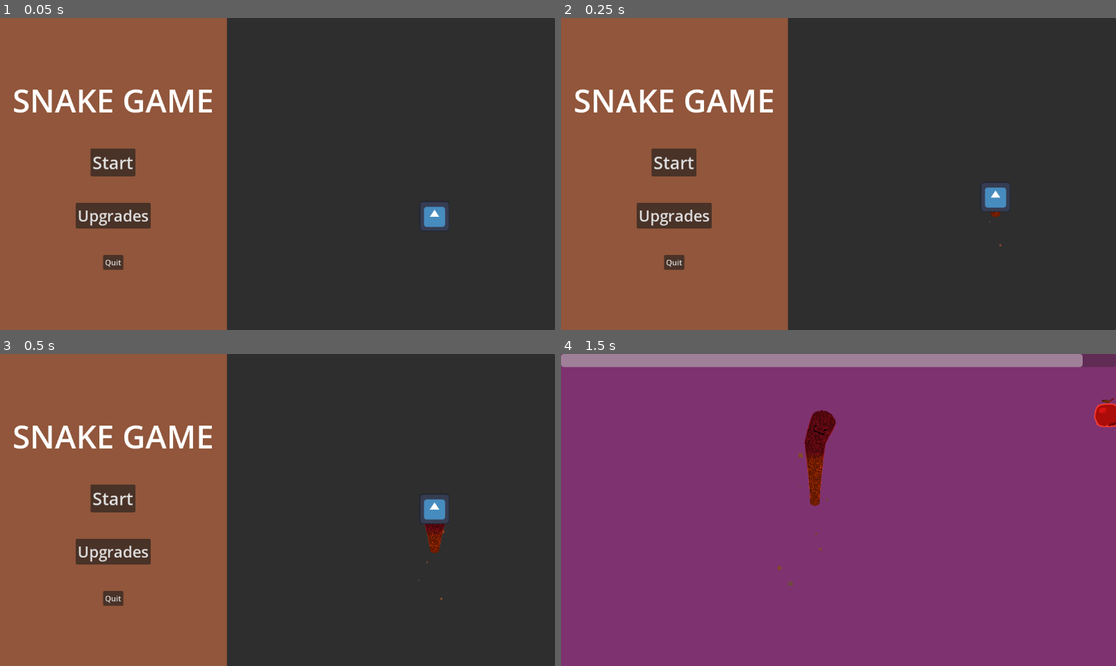
Above: before the commit, frames 1-4 (two rows, left to right).
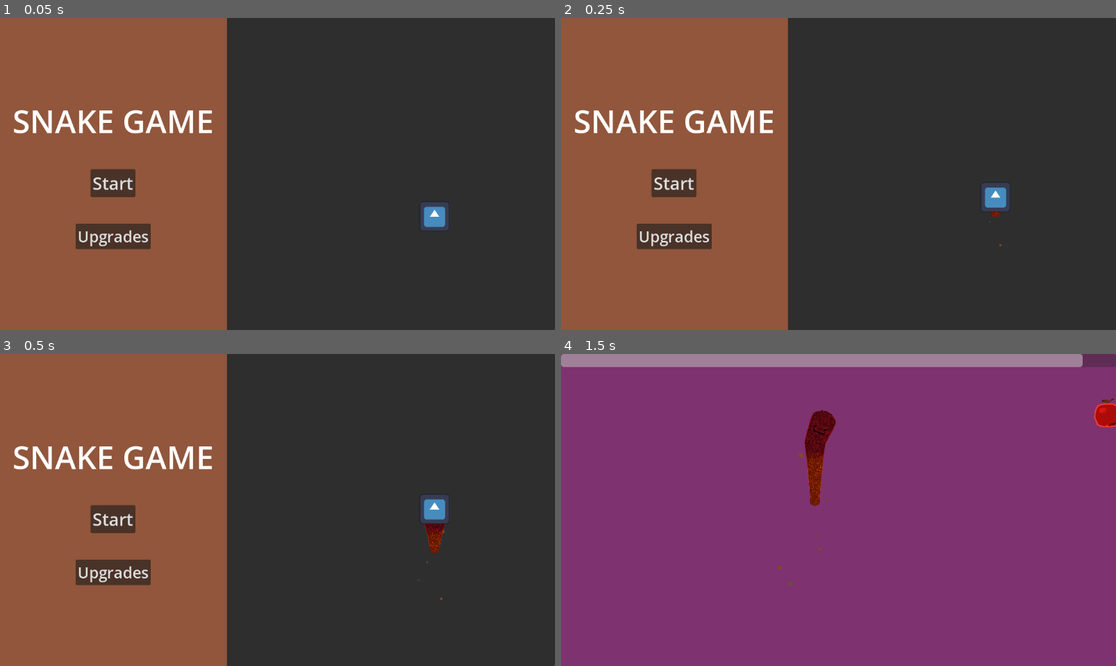
Above: after the commit, the same moments.

Repository: tylercchase/gmtk-2025
Game: Godot game, scene res://src/menus/main/main_menu.tscn
Two runs of this game, one before a commit and one after it. Both use one fixed random seed, a clock stepped at 60 frames per second and the inputs below. The engine's default icon, where the game draws it, is replaced by a stand-in: a white triangle on a blue panel in a dark square.
Inputs (mouse positions are in pixels of both pictures, inside the frame that each line leads up to):
- Up to frame 1 (0.05 s): no input
- Up to frame 2 (0.25 s): no input
- Up to frame 3 (0.5 s): no input
- Up to frame 4 (1.5 s): click "Start" at 0.5 s; move the mouse to (960, 494) at 1.27 s; hold D (move_right) from 1.28 s (still down); click (960, 494) at 1.35 s

The runs differ from the first frame. In frame 1, 5.3% of the frame differs, in the area x 2-39%, y 22-81%; in frame 2, 5.3%; in frame 3, 5.3%; in frame 4, nothing differs.

Commit message:
feat: show fading polygon for loops

Diff:
--- a/src/collectibles/apple/apple.tscn
+++ b/src/collectibles/apple/apple.tscn
@@ -8,6 +8,33 @@
 
 [sub_resource type="RectangleShape2D" id="RectangleShape2D_yckcf"]
 size = Vector2(55, 64)
+
+[sub_resource type="Animation" id="Animation_x2gof"]
+length = 0.001
+tracks/0/type = "value"
+tracks/0/imported = false
+tracks/0/enabled = true
+tracks/0/path = NodePath("Sprite2D:skew")
+tracks/0/interp = 1
+tracks/0/loop_wrap = true
+tracks/0/keys = {
+"times": PackedFloat32Array(0),
+"transitions": PackedFloat32Array(1),
+"update": 0,
+"values": [0.0]
+}
+tracks/1/type = "value"
+tracks/1/imported = false
+tracks/1/enabled = true
+tracks/1/path = NodePath("Sprite2D:scale")
+tracks/1/interp = 1
+tracks/1/loop_wrap = true
+tracks/1/keys = {
+"times": PackedFloat32Array(0),
+"transitions": PackedFloat32Array(1),
+"update": 0,
+"values": [Vector2(1, 1)]
+}
 
 [sub_resource type="Animation" id="Animation_r8ae7"]
 resource_name = "default"
@@ -50,33 +77,6 @@
 }]
 }
 
-[sub_resource type="Animation" id="Animation_x2gof"]
-length = 0.001
-tracks/0/type = "value"
-tracks/0/imported = false
-tracks/0/enabled = true
-tracks/0/path = NodePath("Sprite2D:skew")
-tracks/0/interp = 1
-tracks/0/loop_wrap = true
-tracks/0/keys = {
-"times": PackedFloat32Array(0),
-"transitions": PackedFloat32Array(1),
-"update": 0,
-"values": [0.0]
-}
-tracks/1/type = "value"
-tracks/1/imported = false
-tracks/1/enabled = true
-tracks/1/path = NodePath("Sprite2D:scale")
-tracks/1/interp = 1
-tracks/1/loop_wrap = true
-tracks/1/keys = {
-"times": PackedFloat32Array(0),
-"transitions": PackedFloat32Array(1),
-"update": 0,
-"values": [Vector2(1, 1)]
-}
-
 [sub_resource type="AnimationLibrary" id="AnimationLibrary_wcvbx"]
 _data = {
 &"RESET": SubResource("Animation_x2gof"),
--- a/src/menus/main/main_menu.tscn
+++ b/src/menus/main/main_menu.tscn
@@ -81,6 +81,7 @@
 text = "Upgrades"
 
 [node name="QuitButton" type="Button" parent="HBoxContainer/PanelContainer/MarginContainer/VBoxContainer"]
+visible = false
 layout_mode = 2
 size_flags_horizontal = 4
 text = "Quit"
--- a/src/segments/segment_manager.gd
+++ b/src/segments/segment_manager.gd
@@ -47,7 +47,10 @@
 			var temp = points_array.slice(i)
 			if len(temp) % 2:
 				temp.remove_at(len(temp)-1)
-			# test_polygon_node_2.set_polygon(temp) # white debug shape
+			test_polygon_node_2.set_polygon(temp) # white debug shape
+			test_polygon_node_2.color = Color("1f1f1f66")
+			var tween = get_tree().create_tween()
+			tween.tween_property(test_polygon_node_2, "color", Color("1f1f1f00"), 0.5)
 
 			area_collision_shape.shape.set_points(temp)
 			await Engine.get_main_loop().process_frame
--- a/src/segments/segment_manager.tscn
+++ b/src/segments/segment_manager.tscn
@@ -31,6 +31,7 @@
 end_cap_mode = 2
 
 [node name="ResultPolygon2D" type="Polygon2D" parent="."]
+color = Color(0.121569, 0.121569, 0.121569, 0)
 
 [node name="Area2D" type="Area2D" parent="."]
 collision_layer = 2
Not shown: 1 places in src/segments/segment_manager.tscn that only renumber resources
